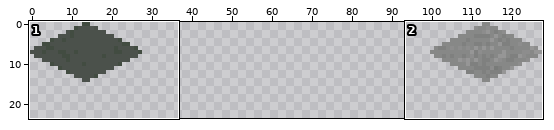
Edited in one commit: sprite sheet (assets/ground.png). The first picture is a wide view before the edit; the outline marks the close-up.
Close-up. First the earlier version:
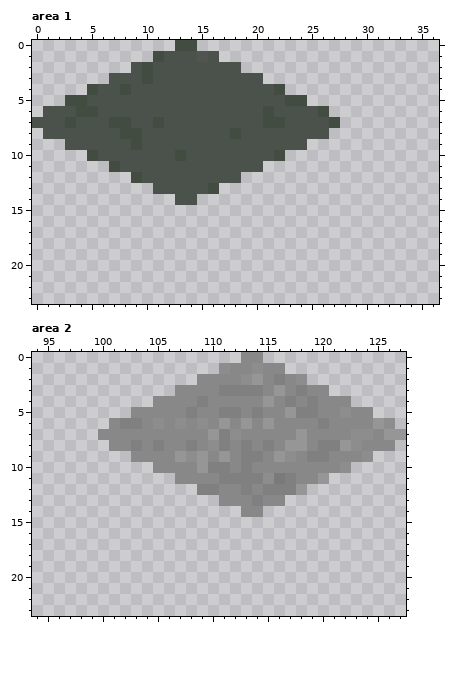
The file is 128x128 pixels. Pixels under 10% opacity are left out. Colours within 5 levels of each other are drawn and written as one. Shown: area 1: x 0..36, y 0..23; area 2: x 94..127, y 0..23. The wide view leaves out empty margins.
Once edited:
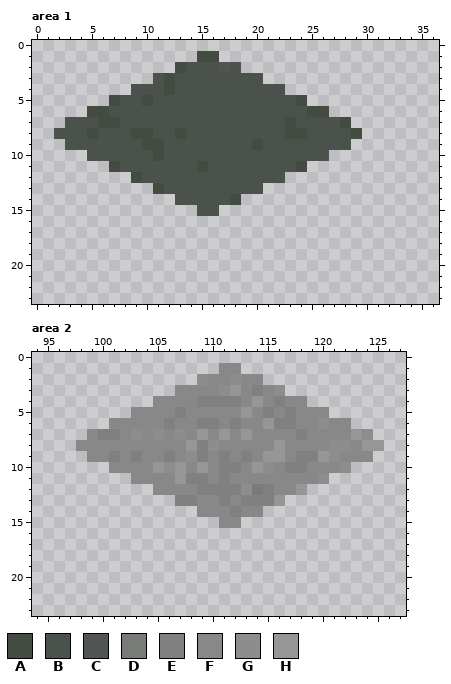
Palette (. is transparent): A #424c41  B #4b514b  C #4e524ef9  D #797b79  E #7f807f  F #878887  G #8d8d8d  H #969696
Change:
Area 1:
y 0: x 13..14 AA -> ..
y 1: x 11..16 ABBBCB -> ....AA
y 2: x 9..13 BABBB -> ....A; x 17 B -> C
y 3: x 7..10 BBBA -> ....; x 12 B -> A
y 4: x 5..8 ABBA -> ....; x 12 B -> A; x 22 A -> B
y 5: x 3..7 AABBB -> ....A; x 10 B -> A; x 23 A -> B
y 6: x 1..4 BBBA -> ....; x 6 B -> A; x 21 A -> B; x 25 B -> A
y 7: x 0..3 BBBA -> ...B; x 6 B -> A; x 8 A -> B; x 11 A -> B; x 21..23 AAB -> BBA; x 27..28 A. -> BA
y 8: x 1 B -> .; x 5 B -> A; x 8 A -> B; x 10 B -> A; x 13 B -> A; x 18 A -> B; x 23..24 BB -> AA; x 27..29 ... -> BBA
y 9: x 9..11 ABB -> BAA; x 20 B -> A; x 25..28 .... -> BBBB
y 10: x 5 A -> B; x 11 B -> A; x 13 A -> B; x 22..26 A.... -> BBBBB
y 11: x 15 B -> A; x 21..24 .... -> BBBA
y 12: x 19..22 .... -> BBBB
y 13: x 11 B -> A; x 16..20 A.... -> BBBBB
y 14: x 15..18 .... -> BBBA
y 15: x 15..16 .. -> BB
Area 2:
y 0: x 113..114 FF -> ..
y 1: x 111 G -> F; x 113..116 FGFF -> ....
y 2: x 109 F -> G; x 112..118 FGHFEFG -> GFF....
y 3: x 111..113 EEE -> GHF; x 116..120 HFEFF -> G....
y 4: x 110..112 FFF -> EEE; x 114..117 FHFE -> HFEF; x 119..122 EFFF -> ....
y 5: x 107..108 FE -> EF; x 111..115 EEFEF -> FFHFE; x 117..119 HEE -> EFF; x 121..124 FGFF -> ....
y 6: x 102..103 EE -> FF; x 105..107 GFG -> FEF; x 109..113 GFHFH -> EEFEF; x 116..117 FF -> EE; x 120 E -> G; x 123..126 FFHG -> ....
y 7: x 99..101 .FF -> FEE; x 103 F -> G; x 105 F -> G; x 107 F -> G; x 109..113 FHEGF -> HFHFH; x 118 H -> E; x 123 G -> H; x 125..127 FHH -> ...
y 8: x 98..100 ... -> FFF; x 103 E -> F; x 105 E -> F; x 108..109 EF -> HE; x 111 E -> F; x 113 E -> F; x 115..118 EFHH -> FHFF; x 120..126 EEHGFFF -> FGGFHH.
y 9: x 99..103 ....F -> FFEFE; x 106..107 FH -> EF; x 109 H -> E; x 111 H -> E; x 114..115 EF -> FH; x 117..118 GF -> FE; x 120..121 EF -> HG; x 124 G -> F
y 10: x 101..107 ....FFF -> FFFFHGH; x 110 E -> F; x 112..115 FEFF -> EFHG; x 117..118 FF -> EE
y 11: x 103..109 ....FFF -> FFFFHEE; x 112..117 EEEGDE -> FFFFFF; x 120 H -> G
y 12: x 105..108 .... -> FFFF; x 111..114 FFEF -> EEGD; x 116..117 EE -> FF
y 13: x 107..111 ....F -> EEFFE; x 113 F -> E; x 115..116 FF -> EH
y 14: x 109..112 .... -> FFFE
y 15: x 111..112 .. -> FF
Changed places in both close-ups, as pixel boxes (x1, y1, x2, y2):
changed: (32, 40, 362, 216)
changed: (76, 352, 406, 528)
